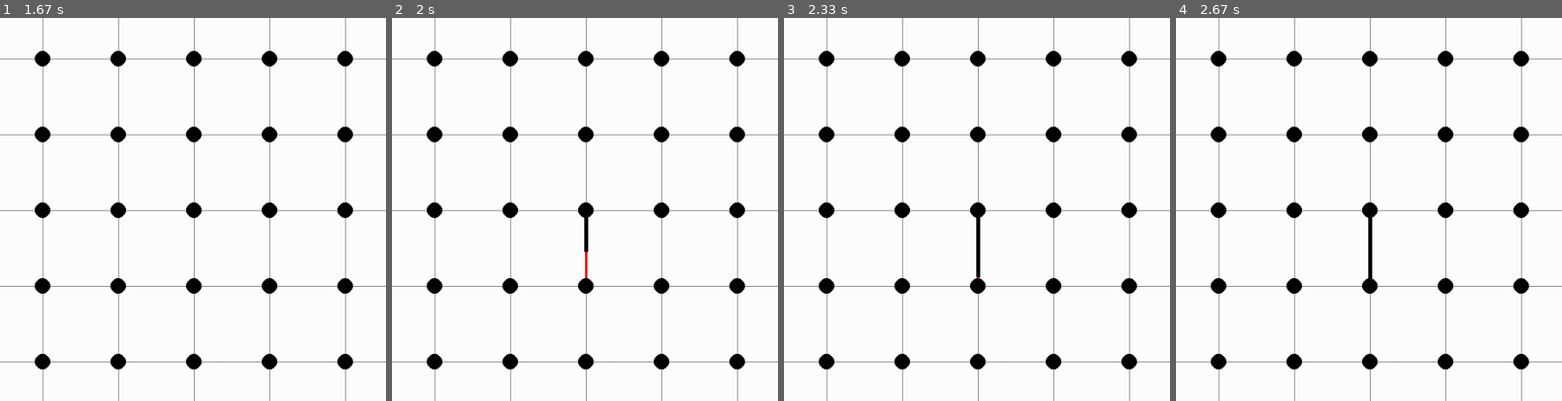
Above: before the commit, frames 1-4 (left to right).
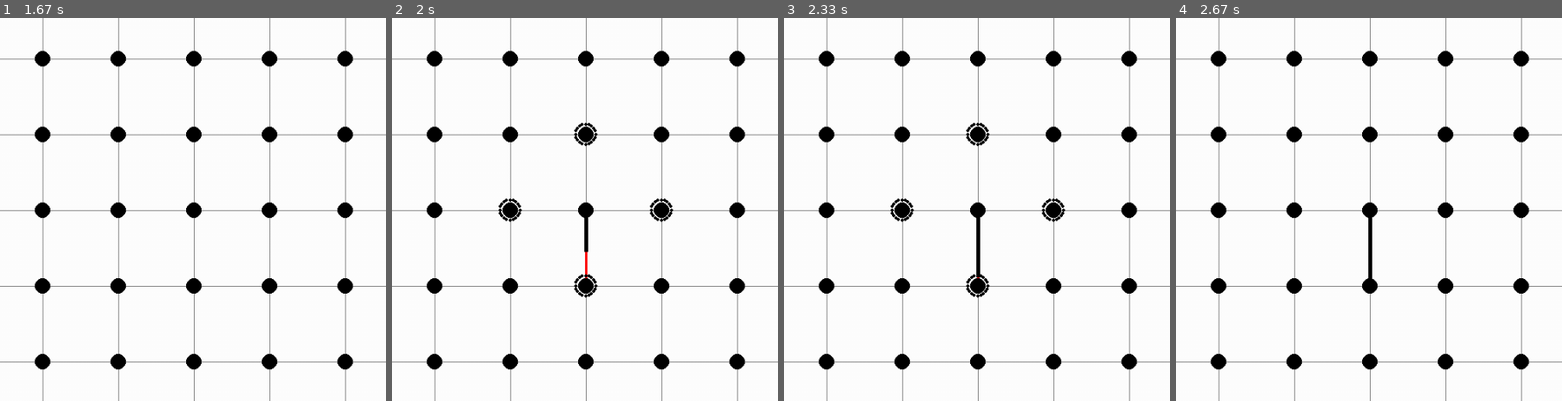
Above: after the commit, the same moments.

Repository: BrMaro/DotsAndBoxes-Game-with-Pygame
Game: pygame game, started from main.py
Two runs of this game, one before a commit and one after it. Both use one fixed random seed, a clock stepped at 60 frames per second and the inputs below.
Inputs (mouse positions are % of the whole screen's width and height, from its top left):
- Up to frame 1 (1.67 s): click (50, 50) at 0.38 s
- Up to frame 2 (2 s): press the mouse at (50, 50) at 1.7 s; move the mouse to (50, 56) at 1.8 s; release the mouse at (50, 62) at 1.93 s
- Up to frame 3 (2.33 s): no input
- Up to frame 4 (2.67 s): no input
The pictures show only the part of the screen within x 25-75%, y 24-74%; the shares and areas given below are measured in that part.

Frame 1 is identical in both runs. In frame 2, 0.5% of the frame differs, in the area x 27-73%, y 27-74%; in frame 3, 0.5%; in frame 4, nothing differs.

Commit message:
pulsating corners to dotted circles

Diff:
--- a/main.py
+++ b/main.py
@@ -123,6 +123,19 @@
                          (LEFT_MARGIN + j * gap, width - BOTTOM_MARGIN))
 
 
+def draw_rotating_dotted_circle(win, center, radius):
+    num_dots = 20
+    dot_radius = 2
+    time = pygame.time.get_ticks() / 1000
+    angle = math.radians(360 / num_dots)
+
+    for i in range(num_dots):
+        offset_angle = angle * i + time * math.pi  # Rotate based on time
+        dot_x = center[0] + radius * math.cos(offset_angle)
+        dot_y = center[1] + radius * math.sin(offset_angle)
+        pygame.draw.circle(win, BLACK, (int(dot_x), int(dot_y)), dot_radius)
+
+
 def draw_circles(win, grid, highlighted_corners=None):
     if highlighted_corners is None:
         highlighted_corners = []
@@ -136,10 +149,10 @@
                 (box.x + box.width, box.y + box.width)
             ]
             for corner in corners:
-                radius = VERTEX_RADIUS
+                pygame.draw.circle(win, BLACK, corner, VERTEX_RADIUS)
                 if corner in highlighted_corners:
-                    radius += int(VERTEX_RADIUS * 0.5 * math.sin(pygame.time.get_ticks() / 200))
-                pygame.draw.circle(win, BLACK, corner, radius)
+                    draw_rotating_dotted_circle(win, corner, VERTEX_RADIUS + 3)
+
 
 
 def get_neighbouring_corners(corner, grid):
